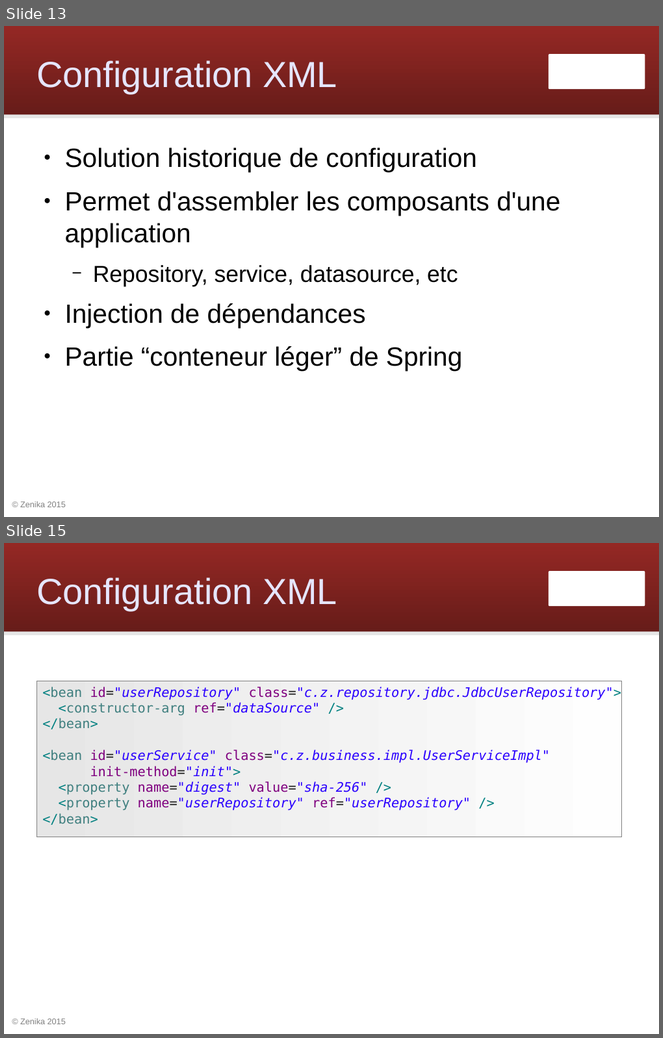
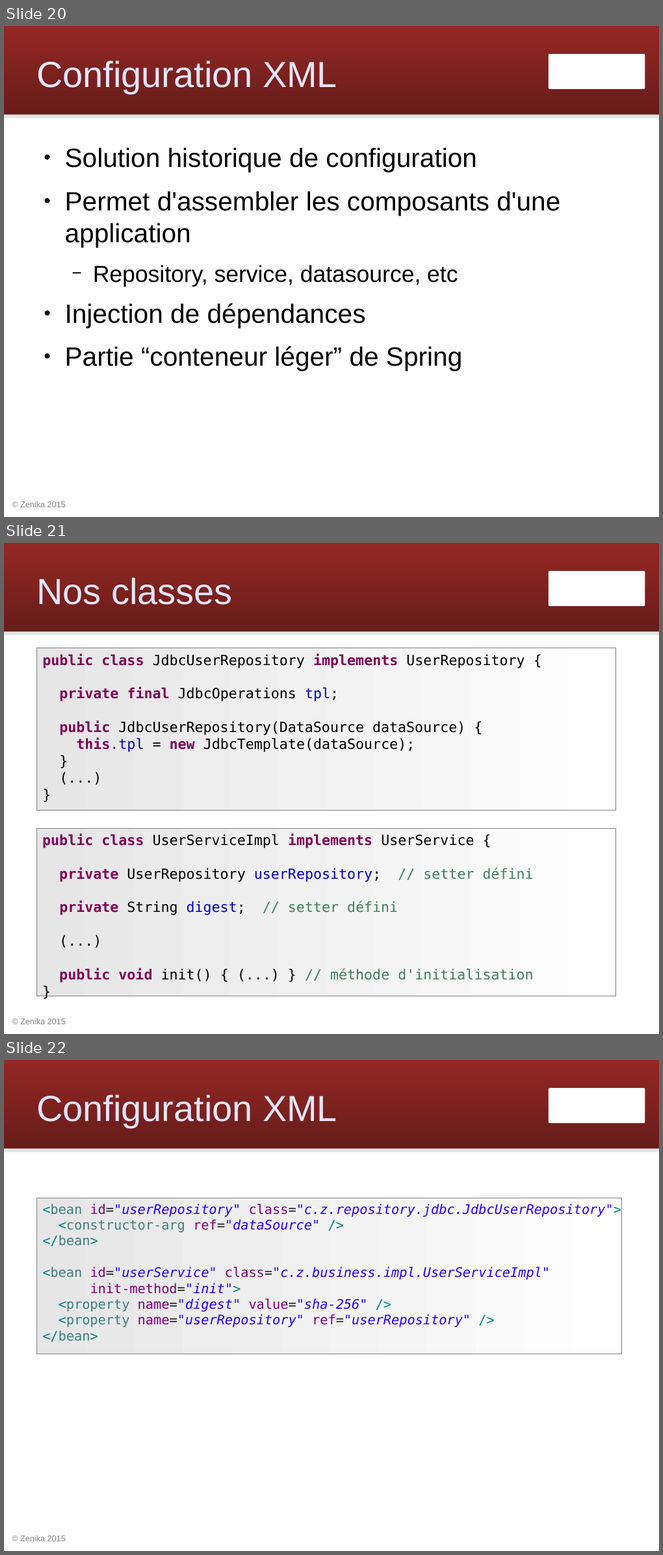
Before and after one commit to Zenika/workshop-spring-core, a slide deck: spring-workshop.odp. Shown one above the other, each under a label of ours: slides 13 and 15 before the commit, slides 20, 21 and 22 after it; the slides between them are not shown. The pictures are 663x1038 and 663x1555 pixels, drawn with LibreOffice and Linux fonts; fonts in the diff are those of the drawing; background and template pictures are left out. Boxes give left, top, right and bottom in pixels: in the first picture for what was removed or moved away, otherwise in the second. Text is boxed around its words. In the diff, an @@ line names an element or a change of style, - is before the commit and + after.

```diff
--- a/spring-workshop.odp
+++ b/spring-workshop.odp
@@ slide 21 added at <box>4,543,659,1034</box>, background #FFFFFF; not listed: 4 template elements that a slide beside it also shows @@
@@ title added at <box>36,577,232,605</box>, 44 pt, text #E6E6FF @@
+Nos classes
@@ rectangle added at <box>36,648,616,811</box>, fill gradient #E6E6E6 to #FEFEFE, outline #808080 0 pt, 17 pt, text #000000 @@
+public class JdbcUserRepository implements UserRepository {
+private final JdbcOperations tpl;
+public JdbcUserRepository(DataSource dataSource) {
+this.tpl = new JdbcTemplate(dataSource);
+}
+(...)
+}
@@ rectangle added at <box>36,828,616,997</box>, fill gradient #E6E6E6 to #FEFEFE, outline #808080 0 pt, 17 pt, text #000000 @@
+public class UserServiceImpl implements UserService {
+private UserRepository userRepository; // setter défini
+private String digest; // setter défini
+(...)
+public void init() { (...) } // méthode d'initialisation
+}
@@ what was slide 13 is now slide 20 @@
@@ what was slide 15 is now slide 22 @@
```
Also in this commit, not shown: 3 slides changed, 7 other slides added, 2 other files.
